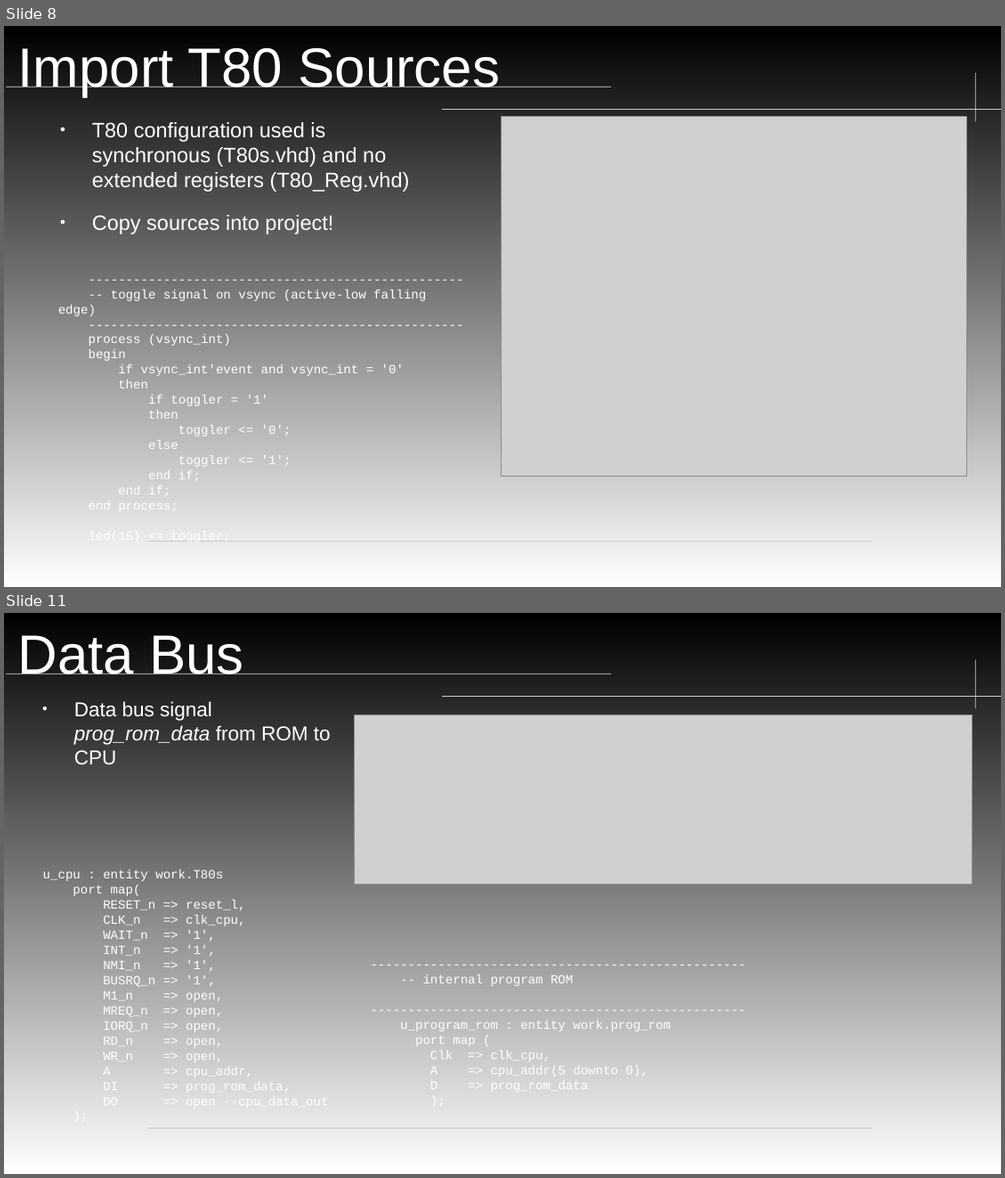
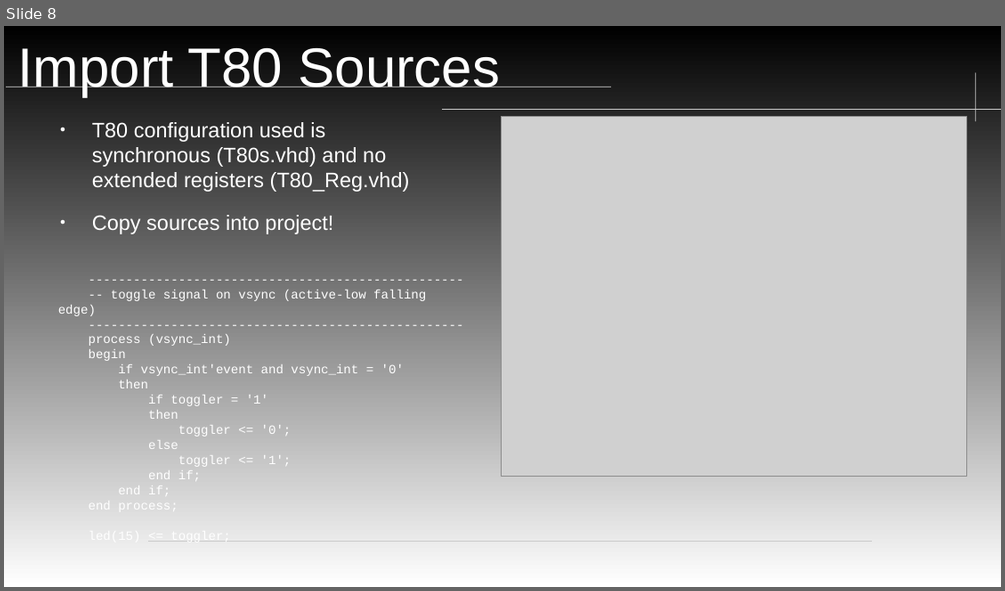
Before and after one commit to neiderm/retro_comp_fpga, a slide deck: docs/soc_t80_cpu_IRQ.odp. Shown one above the other, each under a label of ours: slides 8 and 11 before the commit, slide 8 after it; the slides between them are not shown. The pictures are 1005x1178 and 1005x591 pixels, drawn with LibreOffice and Linux fonts; fonts in the diff are those of the drawing; grey boxes stand for pictures; background and template pictures are left out. Boxes give left, top, right and bottom in pixels: in the first picture for what was removed or moved away, otherwise in the second. Text is boxed around its words. In the diff, an @@ line names an element or a change of style, - is before the commit and + after.

```diff
--- a/docs/soc_t80_cpu_IRQ.odp
+++ b/docs/soc_t80_cpu_IRQ.odp
@@ slide 11 removed at bbox=[4, 613, 1001, 1174], background gradient #FFFFFF to #000000; not listed: 4 template elements that a slide beside it also shows @@
@@ title removed at bbox=[18, 635, 243, 674] @@
-Data Bus
@@ text removed at bbox=[74, 701, 331, 764] @@
-● Data bus signal prog_rom_data from ROM to CPU
@@ picture removed at bbox=[354, 715, 971, 884] @@
@@ text removed at bbox=[43, 869, 291, 1094] @@
-u_cpu : entity work.T80s
-port map(
-RESET_n => reset_l,
-CLK_n => clk_cpu,
-WAIT_n => '1',
-INT_n => '1',
-NMI_n => '1',
-BUSRQ_n => '1',
-M1_n => open,
-MREQ_n => open,
-IORQ_n => open,
-RD_n => open,
-WR_n => open,
-A => cpu_addr,
-DI => prog_rom_data,
-DO => open --cpu_data_out
-);
@@ text removed at bbox=[400, 974, 671, 1094] @@
---------------------------------------------------
--- internal program ROM
---------------------------------------------------
-u_program_rom : entity work.prog_rom
-port map (
-Clk => clk_cpu,
-A => cpu_addr(5 downto 0),
-D => prog_rom_data
-);
```
Also in this commit, not shown: 4 slides changed, 4 other slides removed.
